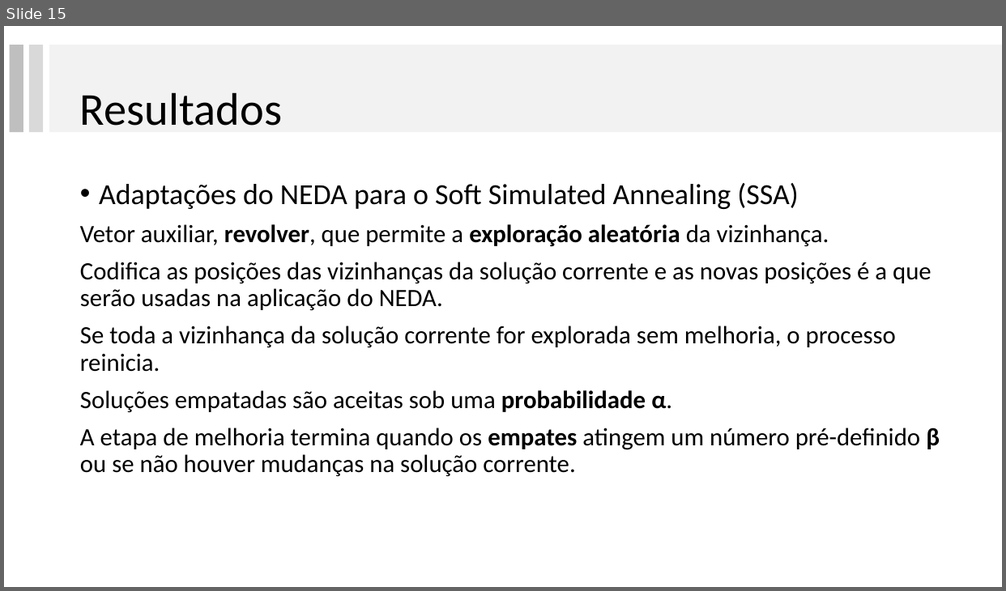
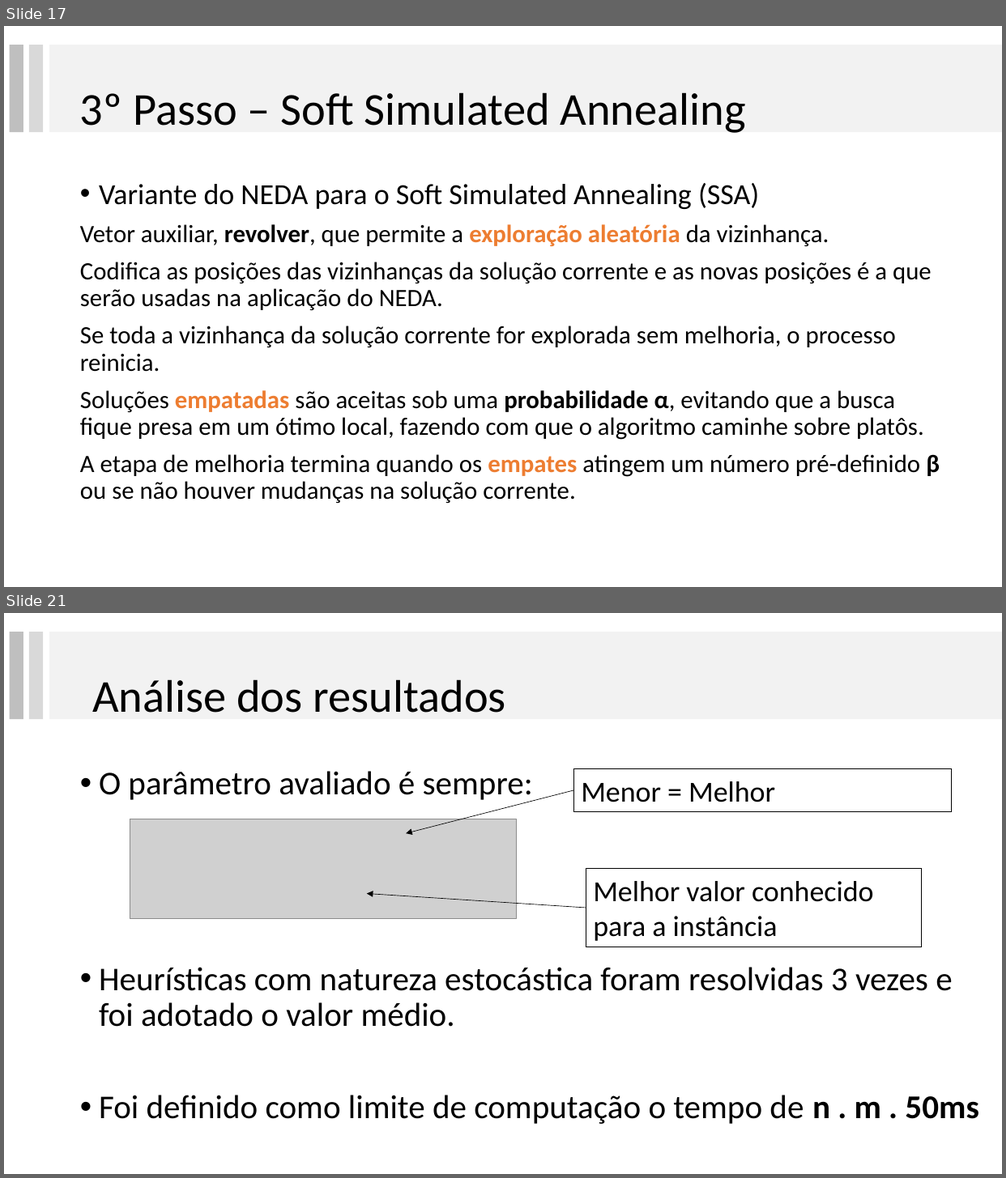
Before and after one commit to lpbiasoto/metaheuristicas, a slide deck: ApresentacaoRibas/apresentaçãoRibas_JHA.pptx. Shown one above the other, each under a label of ours: slide 15 before the commit, slides 17 and 21 after it; the slides between them are not shown. The pictures are 1006x591 and 1006x1178 pixels, drawn with LibreOffice and Linux fonts; fonts in the diff are those of the drawing; grey boxes stand for pictures. Boxes give left, top, right and bottom in pixels: in the first picture for what was removed or moved away, otherwise in the second. Text is boxed around its words. In the diff, an @@ line names an element or a change of style, - is before the commit and + after.

```diff
--- a/ApresentacaoRibas/apresentaçãoRibas_JHA.pptx
+++ b/ApresentacaoRibas/apresentaçãoRibas_JHA.pptx
@@ slide 21 added at box(4, 613, 1002, 1174), background #FFFFFF @@
@@ rectangle added at box(9, 632, 23, 719), fill #BFBFBF @@
@@ rectangle added at box(28, 632, 43, 719), fill #D9D9D9 @@
@@ rectangle added at box(49, 632, 1002, 719), fill #F2F2F2 @@
@@ title added at box(92, 679, 505, 713), 44 pt, text #000000 @@
+Análise dos resultados
@@ text added at box(99, 771, 978, 1124), 32 pt, text #000000 @@
+• O parâmetro avaliado é sempre:
+• Heurísticas com natureza estocástica foram resolvidas 3 vezes e foi adotado o valor médio.
+• Foi definido como limite de computação o tempo de n . m . 50ms
@@ rectangle added at box(573, 769, 952, 811), outline #000000 0.75 pt, 28 pt, text #000000 @@
+Menor = Melhor
@@ arrow added from (573, 790) to (406, 834), #000000 0.5 pt @@
@@ picture added at box(130, 819, 517, 918) @@
@@ rectangle added at box(586, 869, 921, 947), outline #000000 0.75 pt, 28 pt, text #000000 @@
+Melhor valor conhecido para a instância
@@ arrow added from (586, 908) to (367, 894), #000000 0.5 pt @@
@@ what was slide 15 is now slide 17 @@
@@ slide 17 changed as well @@
@@ title at box(80, 92, 746, 133): text changed @@
-Resultados
+3º Passo – Soft Simulated Annealing
@@ text at box(99, 183, 759, 209): text changed @@
-• Adaptações do NEDA para o Soft Simulated Annealing (SSA)
+• Variante do NEDA para o Soft Simulated Annealing (SSA)
@@ text at box(80, 224, 940, 503): text colour #000000 to #ED7D31 in "exploração aleatória", "empates" @@
@@ text at box(80, 390, 924, 440): text changed @@
-Soluções empatadas são aceitas sob uma probabilidade α.
+Soluções empatadas são aceitas sob uma probabilidade α, evitando que a busca fique presa em um ótimo local, fazendo com que o algoritmo caminhe sobre platôs.
```
Also in this commit, not shown: 9 other slides changed, 24 other slides added, 4 slides removed.
